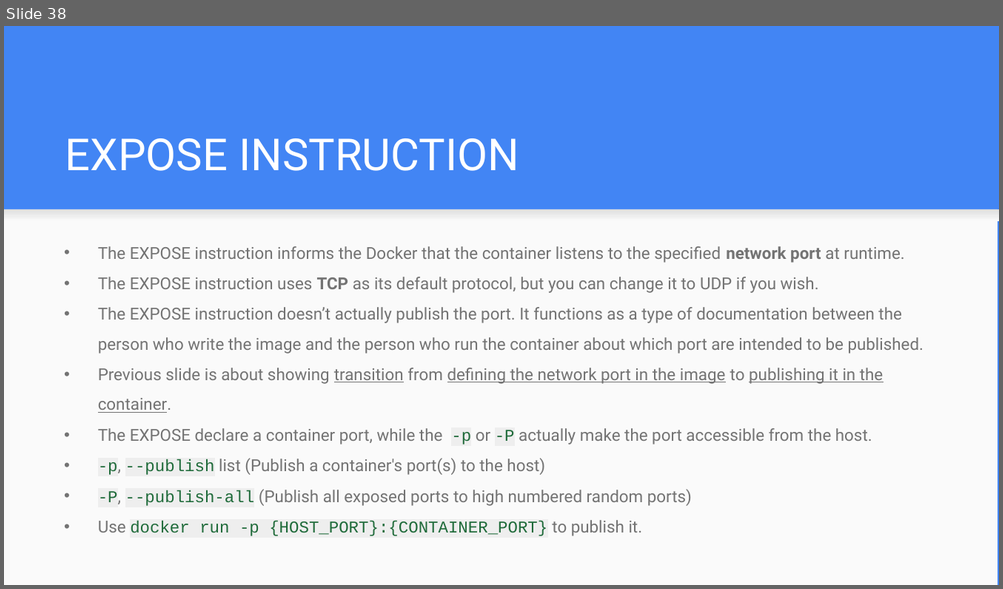
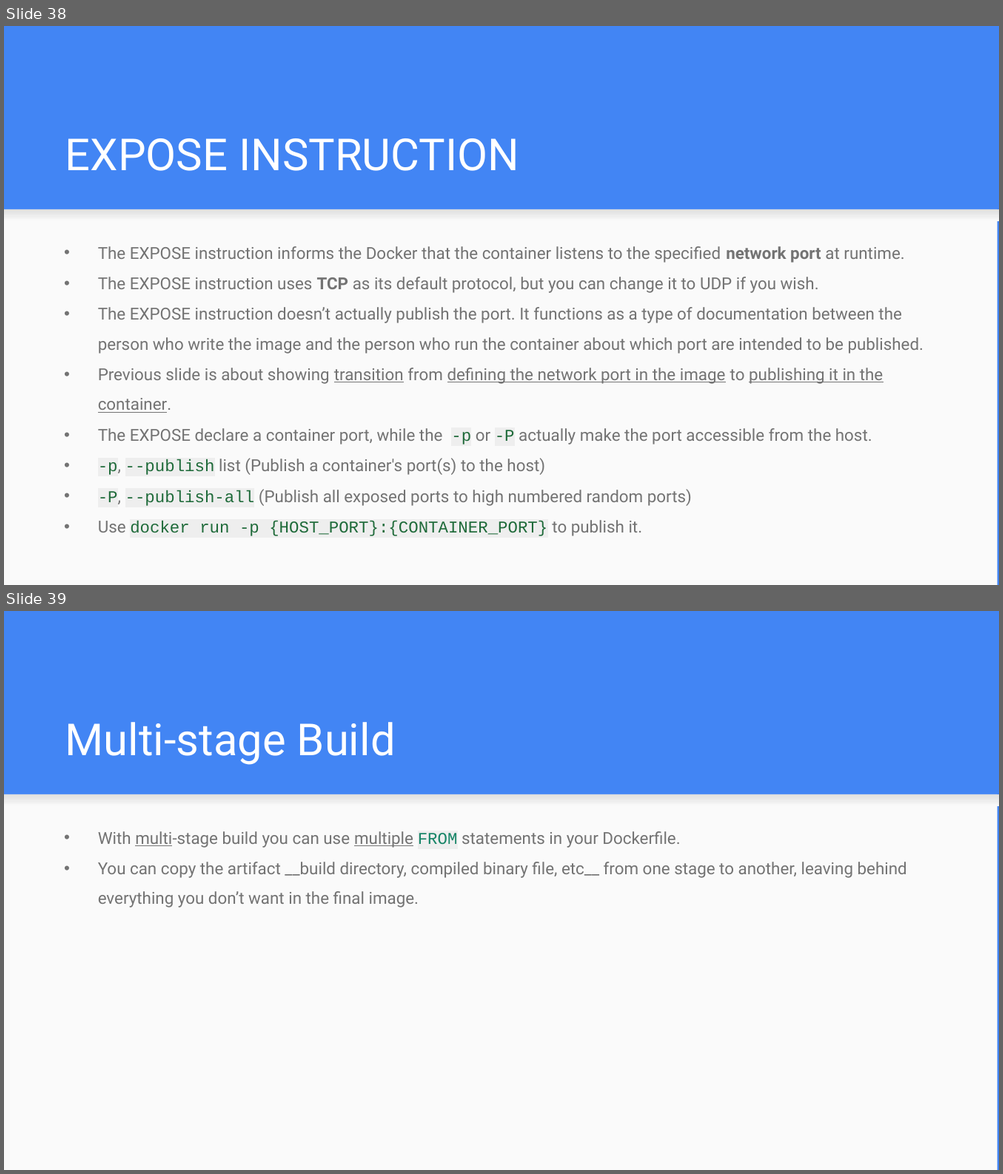
Before and after one commit to a-sabagh/personal-docs, a slide deck: Docker Getting Started.odp. Shown one above the other, each under a label of ours: slide 38 before the commit, slides 38 and 39 after it. The pictures are 1003x589 and 1003x1174 pixels, drawn with LibreOffice and Linux fonts; fonts in the diff are those of the drawing. Boxes give left, top, right and bottom in pixels: in the first picture for what was removed or moved away, otherwise in the second. Text is boxed around its words. In the diff, an @@ line names an element or a change of style, - is before the commit and + after.

```diff
--- a/Docker Getting Started.odp
+++ b/Docker Getting Started.odp
@@ slide 39 added at [4, 611, 999, 1170], background #4285F4; not listed: 2 template elements that a slide beside it also shows @@
@@ title added at [65, 722, 395, 765], 32 pt, text #FFFFFF @@
+Multi-stage Build
@@ text added at [98, 832, 907, 908], 12 pt, text #737373 @@
+• With multi-stage build you can use multiple FROM statements in your Dockerfile.
+• You can copy the artifact __build directory, compiled binary file, etc__ from one stage to another, leaving behind everything you don’t want in the final image.
```
Also in this commit, not shown: 1 other file.
